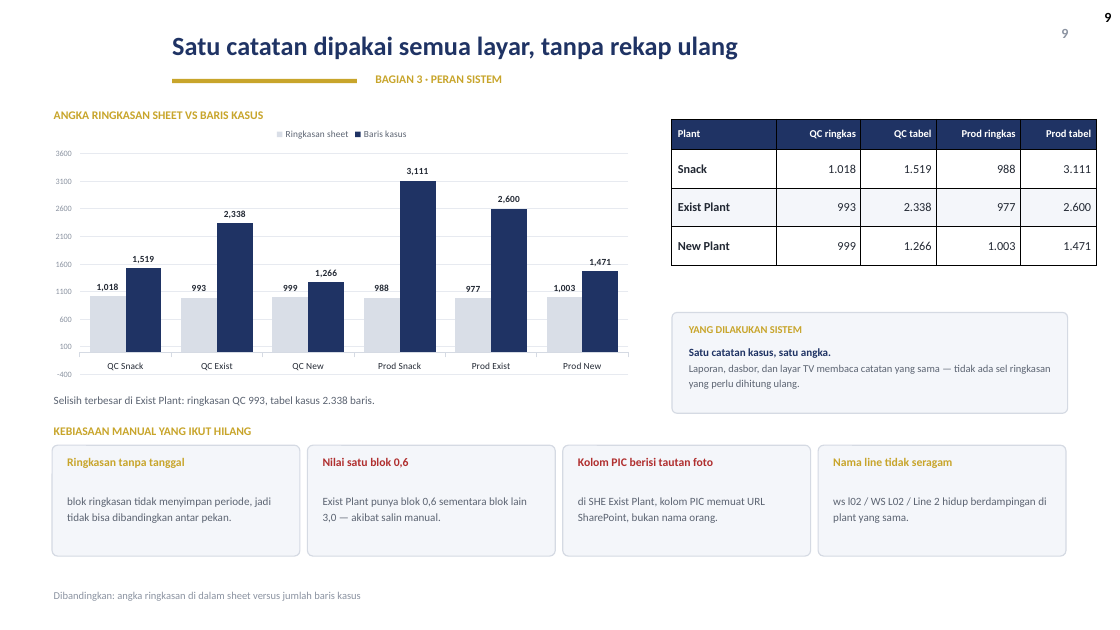
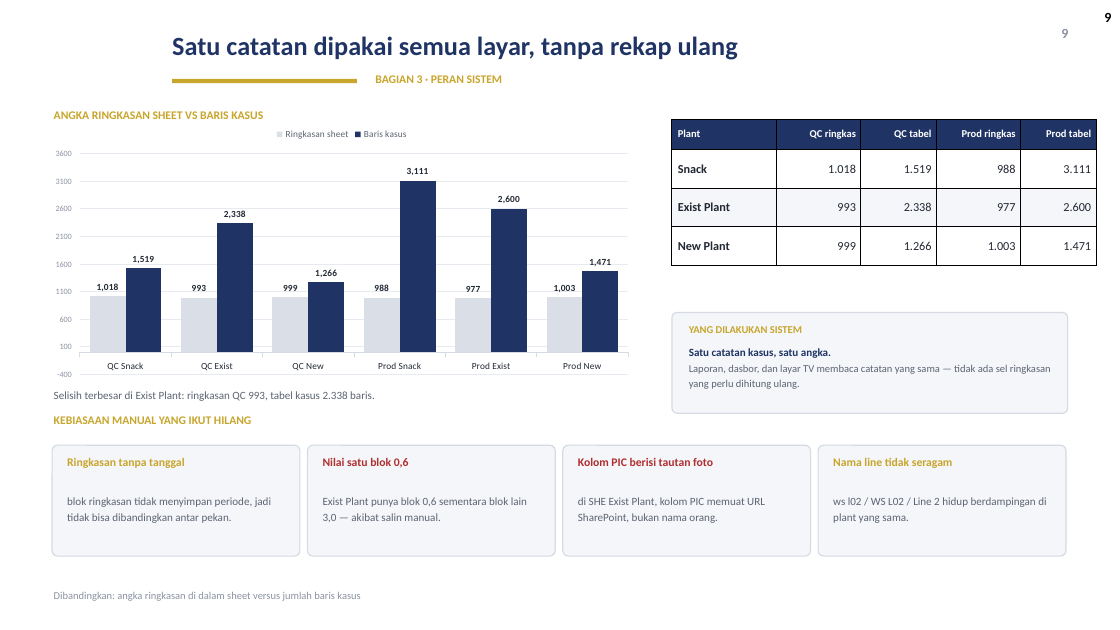
Before and after one commit to GalaxyDust/DailyMonitoringSystem_App, a slide deck: slide 9 of docs/DMS_Digitalisasi_v1.pptx. Drawn at 1120x630 pixels with LibreOffice and Linux fonts; fonts in the diff are those of the drawing; background and template pictures are left out. Boxes give left, top, right and bottom in pixels: in the first picture for what was removed or moved away, otherwise in the second. Text is boxed around its words. In the diff, an @@ line names an element or a change of style, - is before the commit and + after.

Commit message:
docs(ppt): rapikan sisa slide (label, ornamen, ukuran teks mockup dan tabel)

```diff
--- a/docs/DMS_Digitalisasi_v1.pptx
+++ b/docs/DMS_Digitalisasi_v1.pptx
@@ text "Selisih terbesar di Exist Plant: ..." moved from (x1=54, y1=396, x2=375, y2=406) to (x1=54, y1=391, x2=375, y2=401) @@
@@ text "KEBIASAAN MANUAL YANG IKUT HILANG" moved from (x1=54, y1=427, x2=251, y2=435) to (x1=54, y1=416, x2=251, y2=424) @@
```
Also in this commit, not shown: 6 other slides changed, 1 other file.
